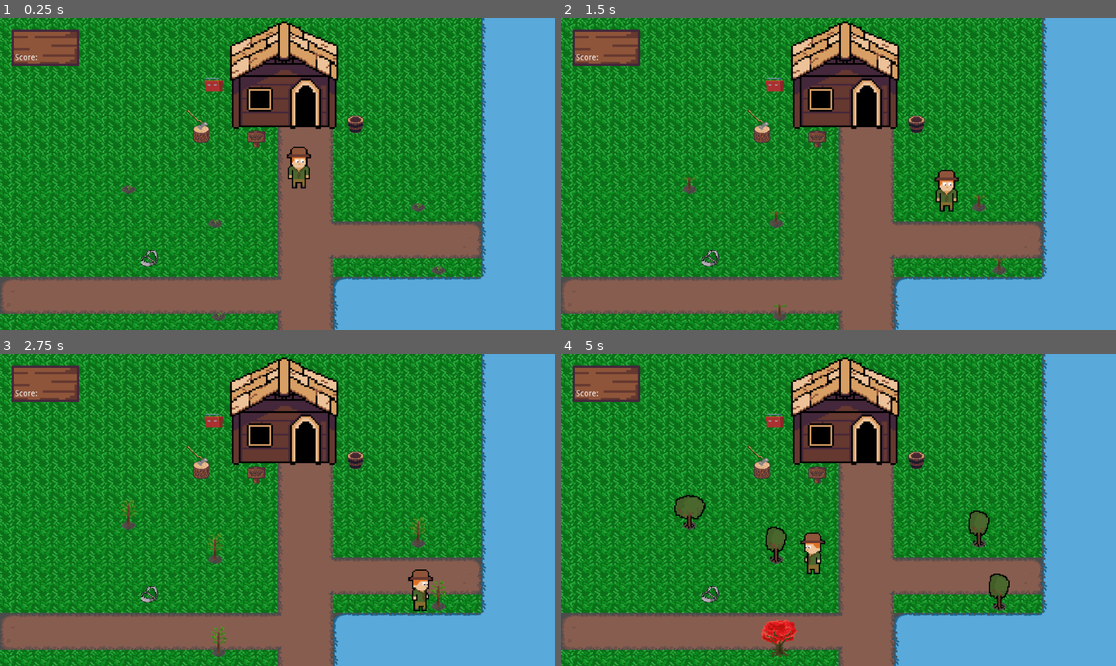
Above: before the commit, frames 1-4 (two rows, left to right).
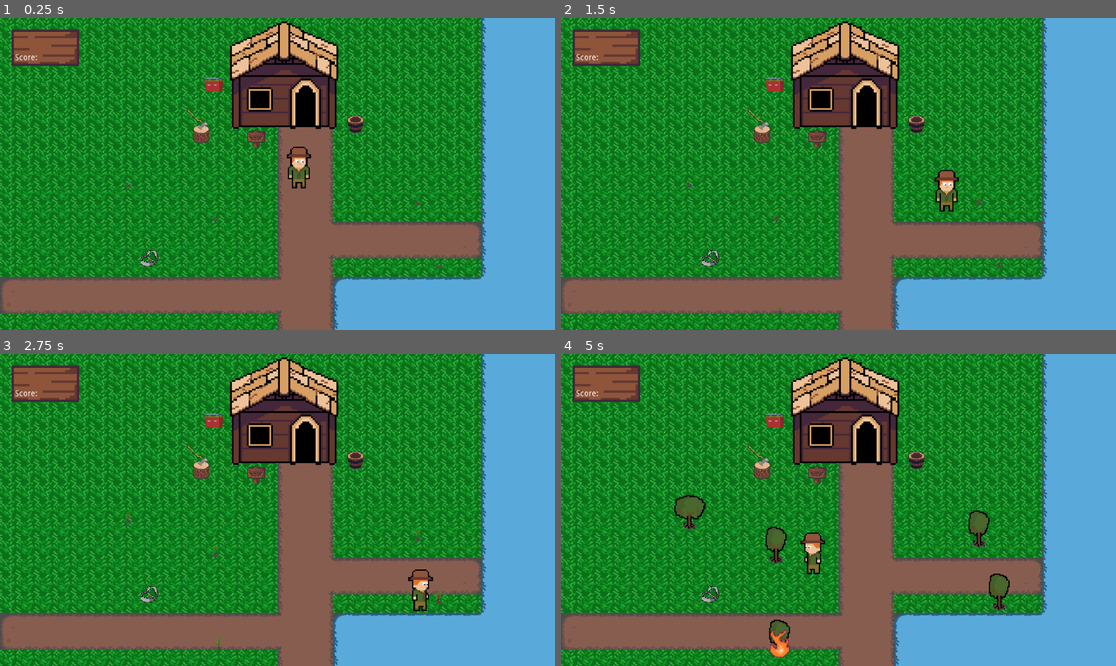
Above: after the commit, the same moments.

Repository: Robimy-gry/Forest-GJ
Game: Godot game, scene res://World.tscn
Same seed, same stepped clock (60 frames per second), same inputs: the game is played once before the commit and once after it.
Inputs:
- Up to frame 1 (0.25 s): no input
- Up to frame 2 (1.5 s): tap Enter (ui_accept) at 0.5, 0.77 s; hold Right (ui_right) 0.53-1.28 s; hold Space (ui_select) 0.53-1.28 s; hold Down (ui_down) from 1.28 s (still down); tap Space (ui_select) at 1.35 s
- Up to frame 3 (2.75 s): tap Enter (ui_accept) at 1.52 s; release Down (ui_down) at 2.03 s; hold Right (ui_right) from 2.03 s (still down); hold Space (ui_select) from 2.03 s (still down)
- Up to frame 4 (5 s): tap Enter (ui_accept) at 2.75, 3.02, 3.77, 4.52 s; release Right (ui_right) at 2.78 s; release Space (ui_select) at 2.78 s; hold Up (ui_up) 2.78-3.53 s; tap Space (ui_select) at 2.85, 4.35 s; hold Space (ui_select) 3.53-4.28 s; hold Left (ui_left) from 3.53 s (still down)

The runs differ from the first frame. In frame 1, 0.3% of the frame differs, in the area x 21-81%, y 53-98%; in frame 2, 0.4%; in frame 3, 0.6%, in the area x 21-81%, y 46-98%; in frame 4, 0.5%.

Commit message:
Added fire animation

Diff:
--- a/tree.gd
+++ b/tree.gd
@@ -21,7 +21,7 @@
 func _ready():
     tree_number = (randi() % trees.size())
     tree.texture = load(trees[tree_number])
-    fire.hide()
+    #fire.hide()
     stump.hide()
     tree.hide()
     burnt.hide()
@@ -30,8 +30,10 @@
 func setFire():
     if !deadTree and !isBurnt and isGrown:
         $Fire.play()
-        tree.hide()
-        fire.show()
+        #tree.hide()
+        #fire.show()
+        $AnimatedSprite.show()
+        $AnimatedSprite.play("fire")
         $BurnTimer.start()
 
 
@@ -41,14 +43,18 @@
         GlobalWorld.burnt_trees += 1 # Burnt trees stats
         $Fire.stop()
         tree.hide()
-        fire.hide()
+        #fire.hide()
+        $AnimatedSprite.stop()
+        $AnimatedSprite.hide()
         burnt.show()
 
 
 func putOutFire():
     if !deadTree:
         tree.show()
-        fire.hide()
+        #fire.hide()
+        $AnimatedSprite.stop()
+        $AnimatedSprite.hide()
         $Fire.stop()
         $BurnTimer.stop()
         GlobalWorld.extinguished_trees += 1 #extinguished trees stats
@@ -62,7 +68,9 @@
 func chopedTree():
     stump.show()
     tree.hide()
-    fire.hide()
+    #fire.hide()
+    $AnimatedSprite.stop()
+    $AnimatedSprite.hide()
     burnt.hide()
     if deadTree == false:
         $TreeCut.play()
@@ -102,11 +110,13 @@
 
 
 func _on_AnimatedSprite_animation_finished() -> void:
-    $AnimatedSprite.hide()
-    isGrown = true
-    GlobalWorld.grown_trees += 1
-    tree.show()
-
+    if $AnimatedSprite.get_animation() == "grow":
+        $AnimatedSprite.hide()
+        isGrown = true
+        GlobalWorld.grown_trees += 1
+        tree.show()
+    if $AnimatedSprite.get_animation() == "fire":
+        $AnimatedSprite.flip_h = !$AnimatedSprite.flip_h
 
 func _die():
     GlobalWorld.tree_count -= 1
--- a/tree.tscn
+++ b/tree.tscn
@@ -1,6 +1,6 @@
-[gd_scene load_steps=19 format=2]
+[gd_scene load_steps=25 format=2]
 
-[ext_resource path="res://Sprites/objects/tree_for_test.png" type="Texture" id=1]
+[ext_resource path="res://Sprites/trees/tree1.png" type="Texture" id=1]
 [ext_resource path="res://Sprites/objects/tree_fire_for_test.png" type="Texture" id=2]
 [ext_resource path="res://tree.gd" type="Script" id=3]
 [ext_resource path="res://Sprites/objects/stump.png" type="Texture" id=4]
@@ -15,6 +15,12 @@
 [ext_resource path="res://Sprites/trees/seedling7.png" type="Texture" id=13]
 [ext_resource path="res://Sprites/trees/seedling5.png" type="Texture" id=14]
 [ext_resource path="res://Sprites/trees/burnt_tree.png" type="Texture" id=15]
+[ext_resource path="res://Sprites/fire6.png" type="Texture" id=16]
+[ext_resource path="res://Sprites/fire1.png" type="Texture" id=17]
+[ext_resource path="res://Sprites/fire2.png" type="Texture" id=18]
+[ext_resource path="res://Sprites/fire4.png" type="Texture" id=19]
+[ext_resource path="res://Sprites/fire3.png" type="Texture" id=20]
+[ext_resource path="res://Sprites/fire5.png" type="Texture" id=21]
 
 [sub_resource type="SpriteFrames" id=1]
 animations = [ {
@@ -22,6 +28,11 @@
 "loop": false,
 "name": "grow",
 "speed": 2.0
+}, {
+"frames": [ ExtResource( 17 ), ExtResource( 18 ), ExtResource( 20 ), ExtResource( 19 ), ExtResource( 21 ), ExtResource( 16 ), ExtResource( 21 ), ExtResource( 19 ), ExtResource( 20 ), ExtResource( 18 ) ],
+"loop": true,
+"name": "fire",
+"speed": 15.0
 } ]
 
 [sub_resource type="CapsuleShape2D" id=2]
@@ -42,8 +53,11 @@
 }
 
 [node name="AnimatedSprite" type="AnimatedSprite" parent="."]
+position = Vector2( 0, 4.02456 )
+scale = Vector2( 0.4, 0.4 )
+z_index = 3
 frames = SubResource( 1 )
-animation = "grow"
+animation = "fire"
 
 [node name="Stump" type="Sprite" parent="."]
 position = Vector2( 0.217477, 9.24203 )
@@ -51,6 +65,7 @@
 texture = ExtResource( 4 )
 
 [node name="FireSprite" type="Sprite" parent="."]
+visible = false
 texture = ExtResource( 2 )
 
 [node name="TreeSprite" type="Sprite" parent="."]
